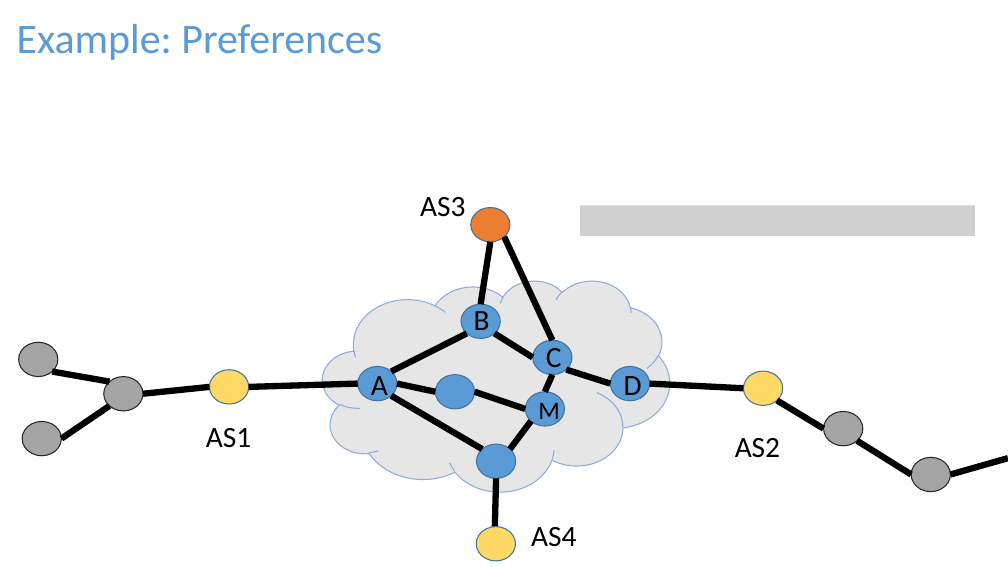
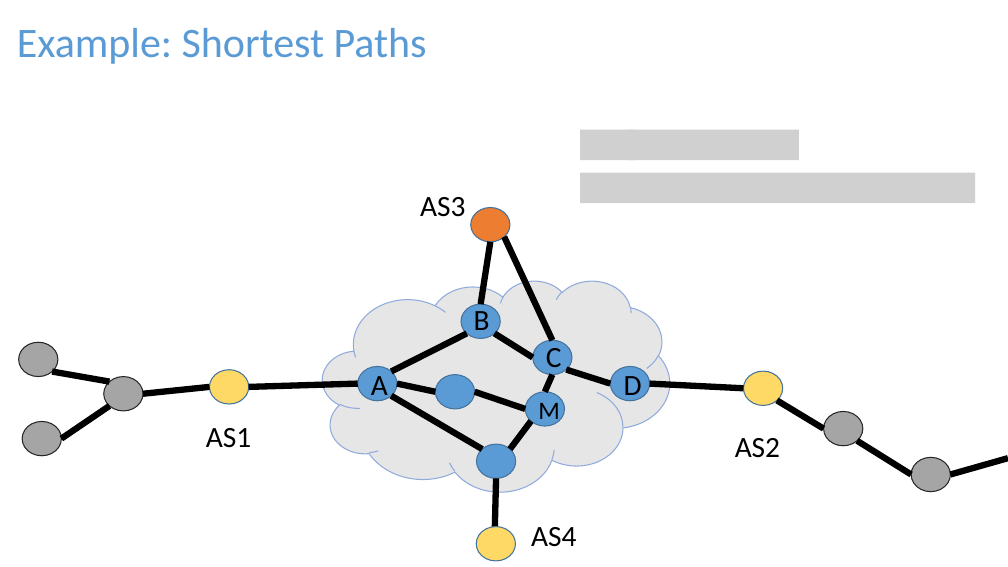
Before and after one commit to rabeckett/propane, a slide deck: slide 5 of notes/demo/Properties.pptx (slide 6 before the commit). Drawn at 1008x567 pixels with LibreOffice and Linux fonts; fonts in the diff are those of the drawing; grey boxes stand for pictures. Boxes give left, top, right and bottom in pixels: in the first picture for what was removed or moved away, otherwise in the second. Text is boxed around its words. In the diff, an @@ line names an element or a change of style, - is before the commit and + after.

```diff
--- a/notes/demo/Properties.pptx
+++ b/notes/demo/Properties.pptx
@@ text at bbox=[17, 28, 427, 64]: text changed @@
-Example: Preferences
+Example: Shortest Paths
@@ picture added at bbox=[580, 130, 635, 160] @@
@@ picture added at bbox=[628, 130, 799, 160] @@
@@ picture added at bbox=[580, 172, 975, 203] @@
@@ picture removed at bbox=[580, 206, 975, 236] @@
```
Also in this commit, not shown: 7 other slides changed, 4 slides added, 3 slides removed, 16 other files.
